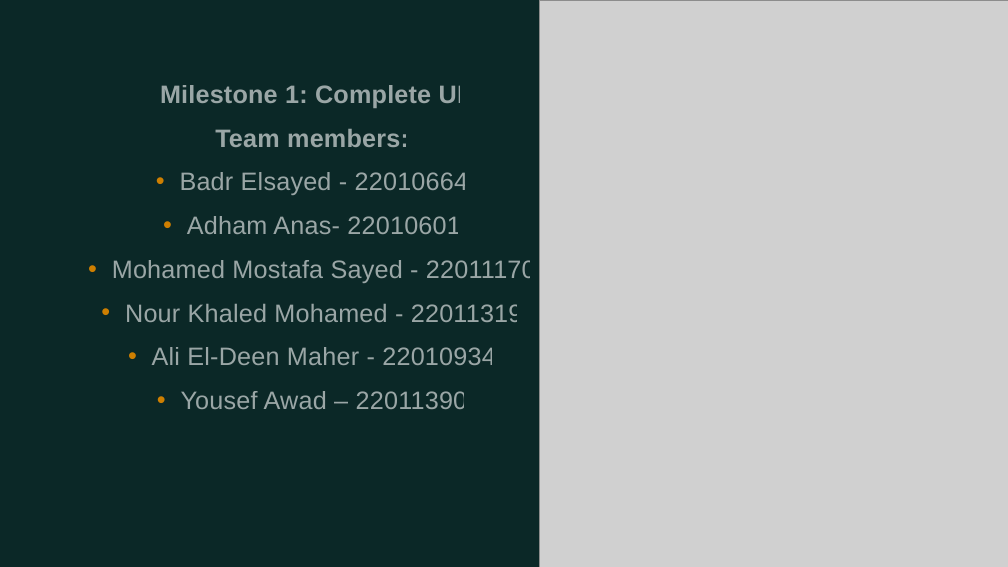
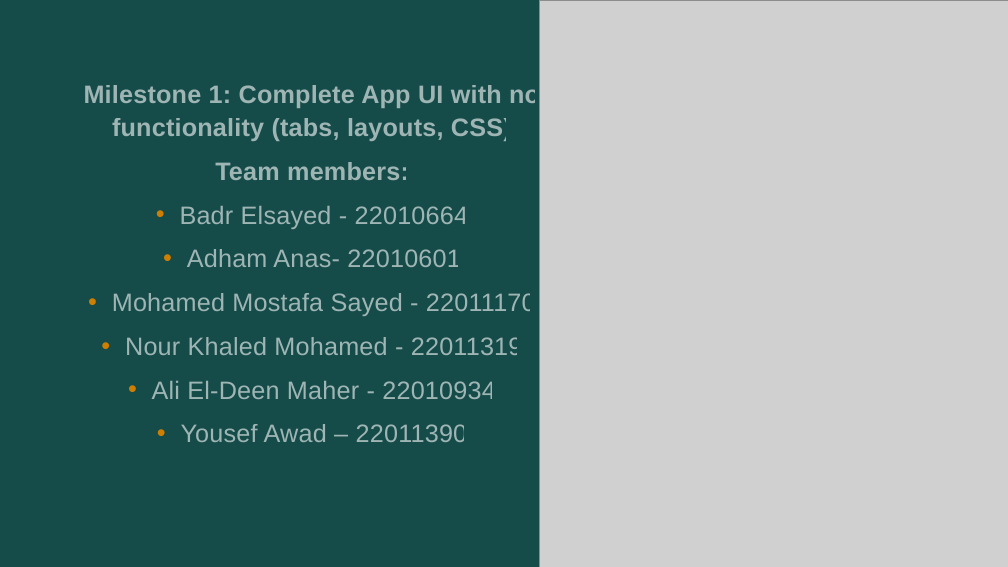
Before and after one commit to BadrGello/Task-Management-App, a slide deck: slide 1 of Documents/Milestone 1.pptx. Drawn at 1008x567 pixels with LibreOffice and Linux fonts; fonts in the diff are those of the drawing; grey boxes stand for pictures. Boxes give left, top, right and bottom in pixels: in the first picture for what was removed or moved away, otherwise in the second. Text is boxed around its words. In the diff, an @@ line names an element or a change of style, - is before the commit and + after.

Commit message:
Update Milestone 1 Report

```diff
--- a/Documents/Milestone 1.pptx
+++ b/Documents/Milestone 1.pptx
@@ rectangle removed at (0,0,1008,567) @@
@@ rectangle added at (0,0,1008,567), fill #154C4A @@
@@ subtitle at (84,83,540,141): text changed @@
-Milestone 1: Complete UI
+Milestone 1: Complete App UI with no functionality (tabs, layouts, CSS)
```
Also in this commit, not shown: 2 slides added, 1 other file.
